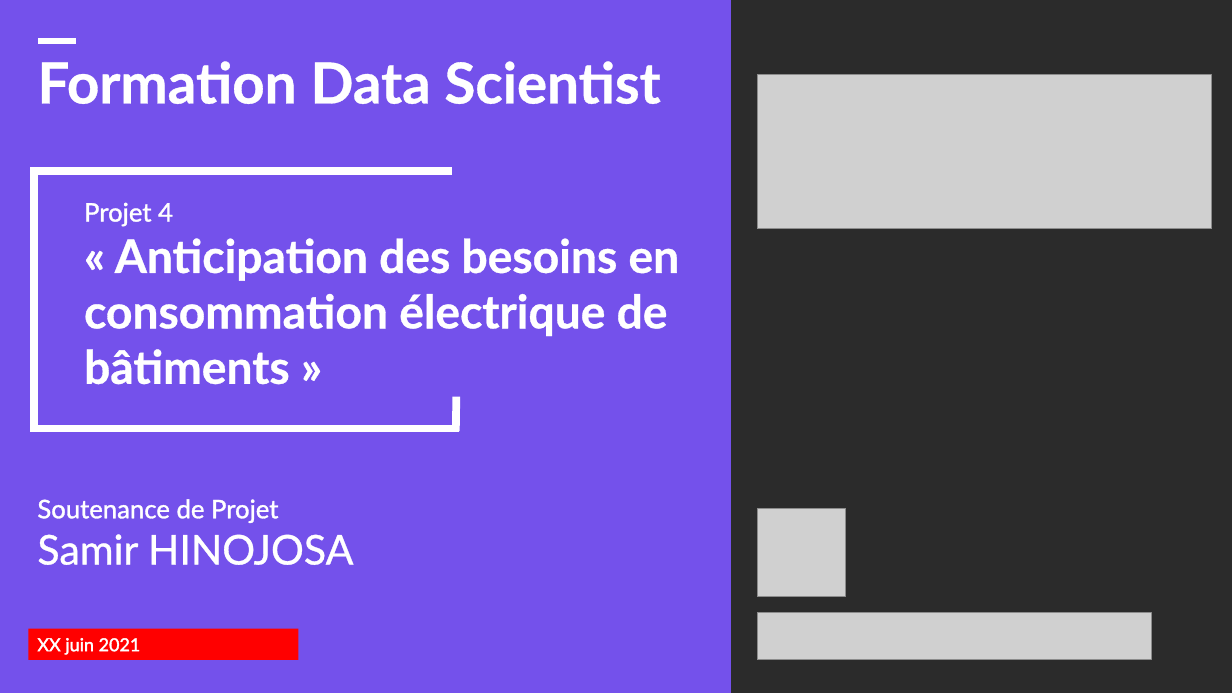
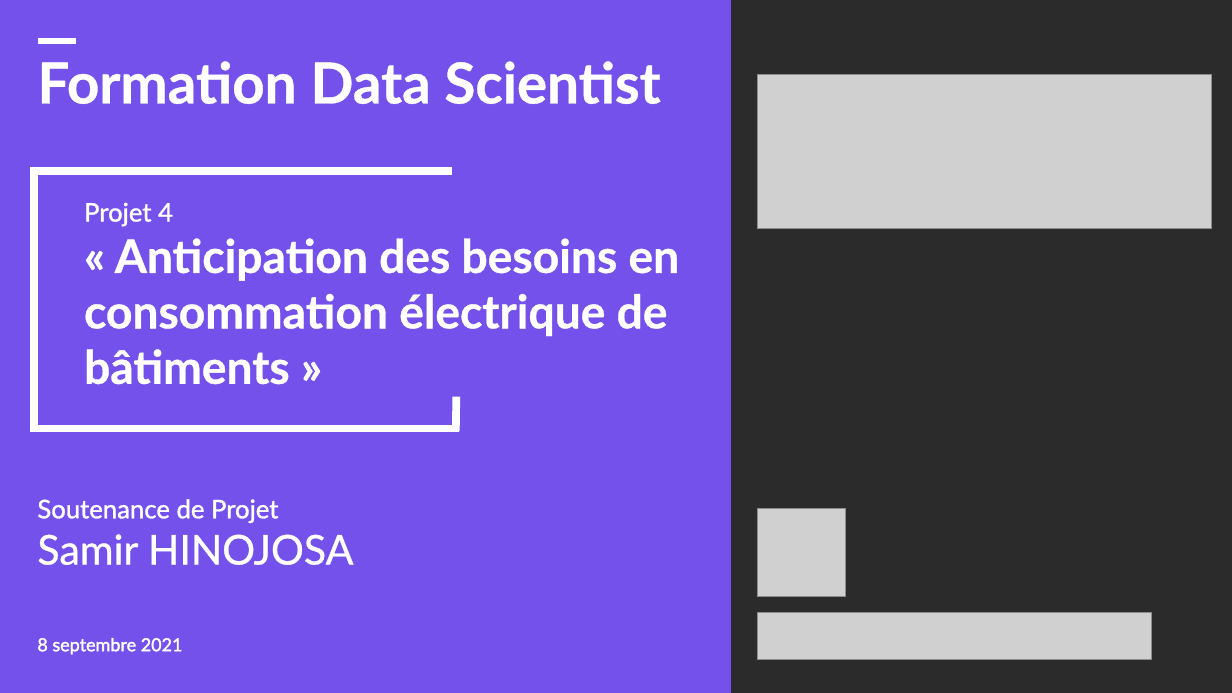
Before and after one commit to samirhinojosa/OC-P4-consumption-needs-of-buildings, a slide deck: slide 1 of supports/P4_presentation v1.pptx. Drawn at 1232x693 pixels with LibreOffice and Linux fonts; fonts in the diff are those of the drawing; grey boxes stand for pictures; background and template pictures are left out; a plain dark background stands for a picture behind light text. Boxes give left, top, right and bottom in pixels: in the first picture for what was removed or moved away, otherwise in the second. Text is boxed around its words. In the diff, an @@ line names an element or a change of style, - is before the commit and + after.

```diff
--- a/supports/P4_presentation v1.pptx
+++ b/supports/P4_presentation v1.pptx
@@ text "8 septembre 2021": place and size @@
-text "8 septembre 2021" at (29,628,299,660)
+text "8 septembre 2021" at (37,638,183,655)
@@ text "8 septembre 2021" at (37,638,183,655): fill #FF0000 to none @@
@@ text at (37,638,183,655): text changed @@
-XX juin 2021
+8 septembre 2021
```
Also in this commit, not shown: 11 other slides changed, 1 slide added, 4 other files.
